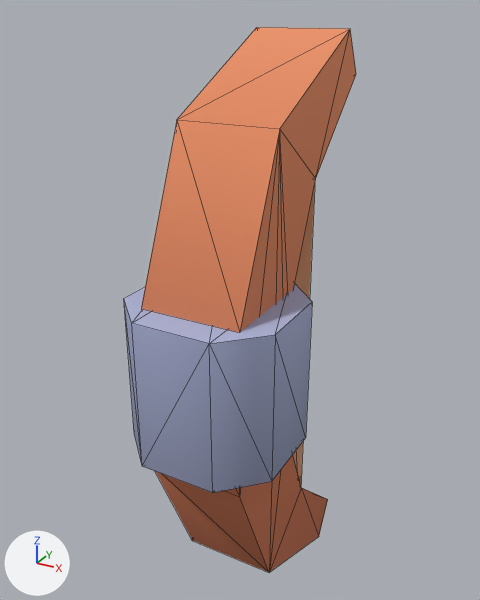
The glTF model meta/battle/bow.glb, before and after one commit.
Both versions are drawn from a camera (50 mm lens) standing at (0.182, -0.518, 0.493) and looking at (-0.052, -0.092, 0.279). Every picture has the same lights, and +X, +Y and +Z are marked at lower left. The picture after the commit comes second. Mesh edges are drawn as thin lines. Where no turn or scale is listed for an object, it has been applied to the vertices. Vertices at exactly the same position are counted once.

The first picture shows 'weapon-bow'.
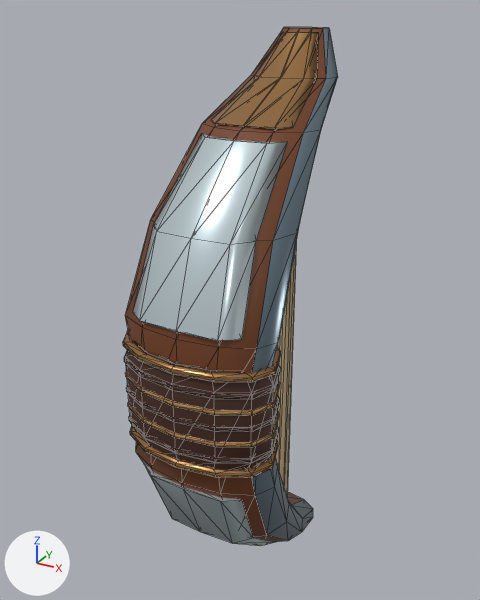
Where the change shows, as pixel boxes [x1, y1, x2, y2] in the pictures (480 x 600 px):
'weapon-bow', reshaped, recoloured (7% narrower): before [124, 27, 356, 573]; after [123, 27, 338, 546]
'BowString', added (beige): after [276, 242, 297, 497]
part 1 of me_weapon_bow, rebuilt: before [141, 27, 356, 573]; after [125, 27, 338, 542]
part 2 of me_weapon_bow, rebuilt: before [124, 284, 312, 493]; after [125, 344, 279, 470]
part 3 of me_weapon_bow, reshaped: before [293, 185, 315, 484]; after [123, 32, 319, 546]

The change, as a list of edits to the scene's bpy script:
```text
Add mat_blade_012:
    mat_blade_012 = principled_material('Blade.012')
    mat_blade_012.base_color = (0.187, 0.253, 0.307)  # greyish blue #788a96
    mat_blade_012.metallic = 0.63
    mat_blade_012.roughness = 0.28
Add mat_fittings_012:
    mat_fittings_012 = principled_material('Fittings.012')
    mat_fittings_012.base_color = (0.38, 0.196, 0.0684)  # brown #a67a4a
    mat_fittings_012.metallic = 0.64
    mat_fittings_012.roughness = 0.3
Add mat_inlay_011:
    mat_inlay_011 = principled_material('Inlay.011')
    mat_inlay_011.base_color = (0.57, 0.319, 0.126)  # orange #c79963
    mat_inlay_011.metallic = 0.23
    mat_inlay_011.roughness = 0.31
Add mat_limb_or_shaft_009:
    mat_limb_or_shaft_009 = principled_material('Limb or shaft.009')
    mat_limb_or_shaft_009.base_color = (0.171, 0.0509, 0.0153)  # brown #734021
    mat_limb_or_shaft_009.metallic = 0.08
    mat_limb_or_shaft_009.roughness = 0.48
Add mat_polished_facets_012:
    mat_polished_facets_012 = principled_material('Polished facets.012')
    mat_polished_facets_012.base_color = (0.621, 0.729, 0.768)  # light grey #cfdee3
    mat_polished_facets_012.metallic = 0.55
    mat_polished_facets_012.roughness = 0.25
Add mat_grip_leather_012:
    mat_grip_leather_012 = principled_material('Grip leather.012')
    mat_grip_leather_012.base_color = (0.0593, 0.0196, 0.0108)  # brown #45261b
    mat_grip_leather_012.roughness = 0.68
Add mat_cord_006:
    mat_cord_006 = principled_material('Cord.006')
    mat_cord_006.base_color = (0.587, 0.462, 0.274)  # beige #c9b58f
    mat_cord_006.roughness = 0.75
Change me_weapon_bow:
    used by ob_weapon_bow; location = (0.0, 0.0, 0.0)
    remove me_weapon_bow.from_pydata(...)  # 48 vertices, 80 faces; spans x -0.098..0.021, y -0.209..0.0, z 0.0..0.479
    remove me_weapon_bow.materials.append(mat_colormap)
    add me_weapon_bow.from_pydata(...)  # 588 vertices, 1124 faces; spans x -0.098..0.021, y -0.209..0.0, z 0.0..0.479
    me_weapon_bow part 1: the loose piece of 24 vertices spanning x -0.077..0.0, y -0.187..0.0, z 0.0..0.479 is rebuilt with 132 vertices and now spans x -0.098..0.021, y -0.203..0.0, z 0.0..0.479
    me_weapon_bow part 2: the loose piece of 16 vertices spanning x -0.098..0.021, y -0.209..-0.09, z 0.19..0.304 is rebuilt with 48 vertices and now spans x -0.097..0.02, y -0.208..-0.128, z 0.199..0.28, in mat_grip_leather_012 (brown #45261b)
    me_weapon_bow part 3: 8 vertices removed from x -0.061..-0.016, y -0.058..-0.012, z 0.033..0.446; 408 vertices added at x -0.098..0.021, y -0.209..-0.022, z 0.003..0.476
    add me_weapon_bow.materials.append(mat_limb_or_shaft_009)  # brown #734021
    add me_weapon_bow.materials.append(mat_blade_012)  # greyish blue #788a96
    add me_weapon_bow.materials.append(mat_polished_facets_012)  # light grey #cfdee3
    add me_weapon_bow.materials.append(mat_fittings_012)  # brown #a67a4a
    add me_weapon_bow.materials.append(mat_grip_leather_012)  # brown #45261b
    add me_weapon_bow.materials.append(mat_inlay_011)  # orange #c79963
Add me_bowstring:
    me_bowstring.from_pydata(...)  # 16 vertices, 28 faces; spans x -0.046..-0.031, y -0.038..-0.025, z 0.033..0.446
    me_bowstring.materials.append(mat_cord_006)  # beige #c9b58f
Add ob_bowstring:
    ob_bowstring = bpy.data.objects.new('BowString', me_bowstring)
    ob_bowstring.location = (0.0, 0.0, 0.0)
```
